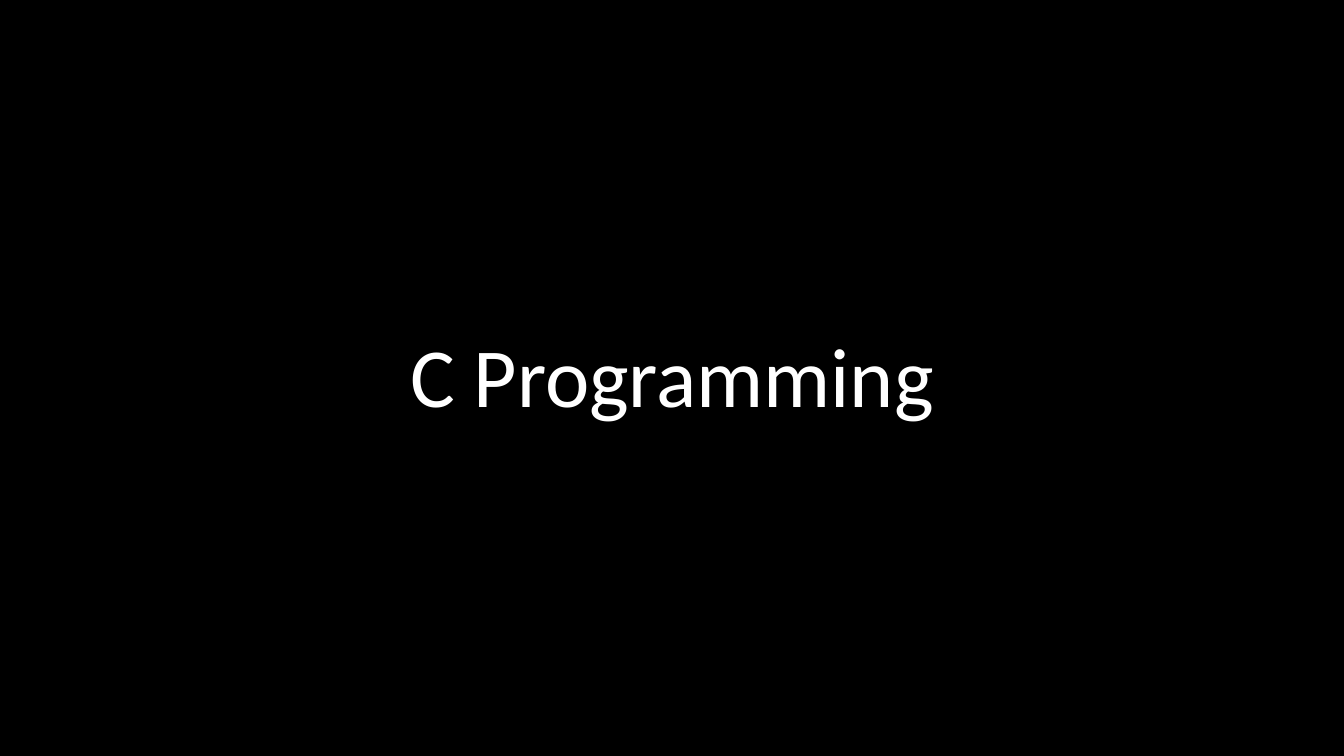
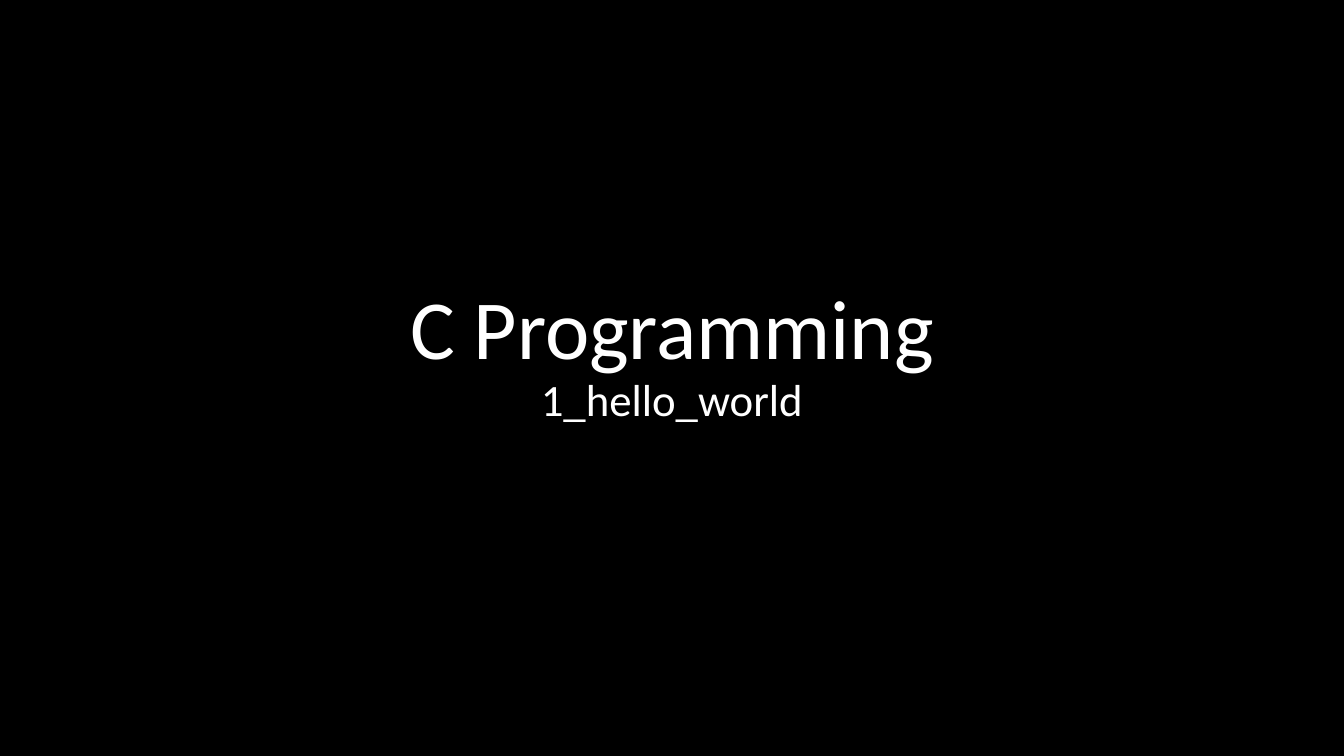
Before and after one commit to kruffka/C-Programming, a slide deck: slide 1 of slides/1_hello_types.pptx. Drawn at 1344x756 pixels with LibreOffice and Linux fonts; fonts in the diff are those of the drawing. Boxes give left, top, right and bottom in pixels: in the first picture for what was removed or moved away, otherwise in the second. Text is boxed around its words. In the diff, an @@ line names an element or a change of style, - is before the commit and + after.

```diff
--- a/slides/1_hello_types.pptx
+++ b/slides/1_hello_types.pptx
@@ title at (410,301,934,422): text changed; size 60 to 32 pt @@
-C Programming
+C Programming
+1_hello_world
```
Also in this commit, not shown: 6 other files.
